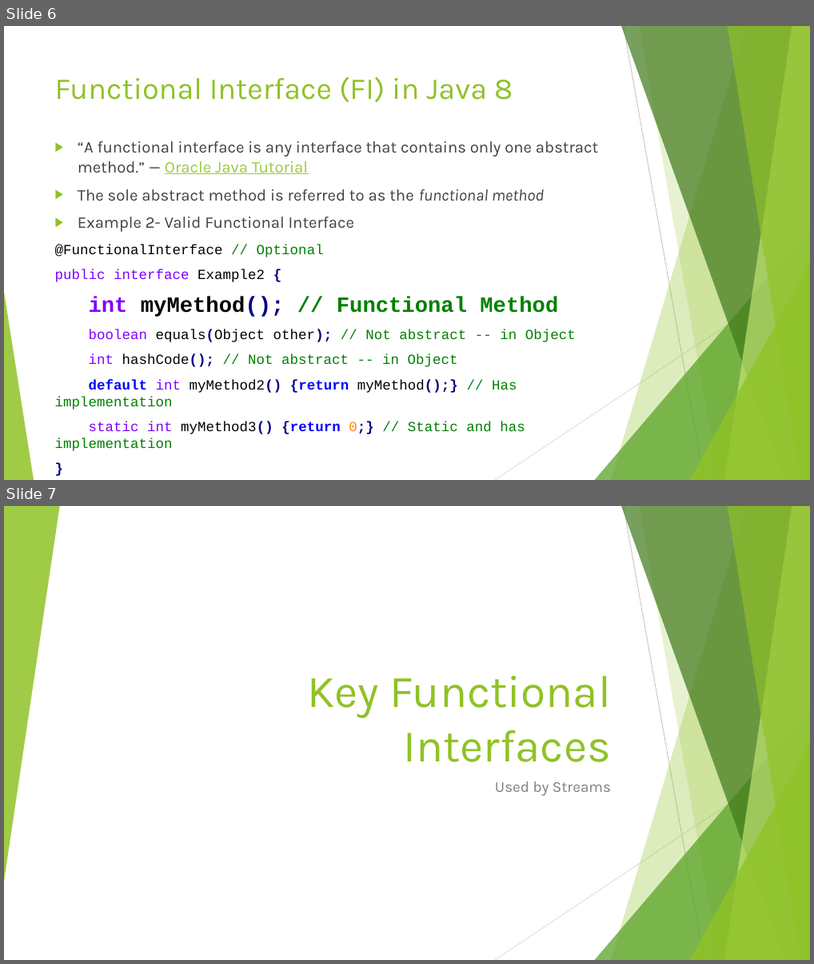
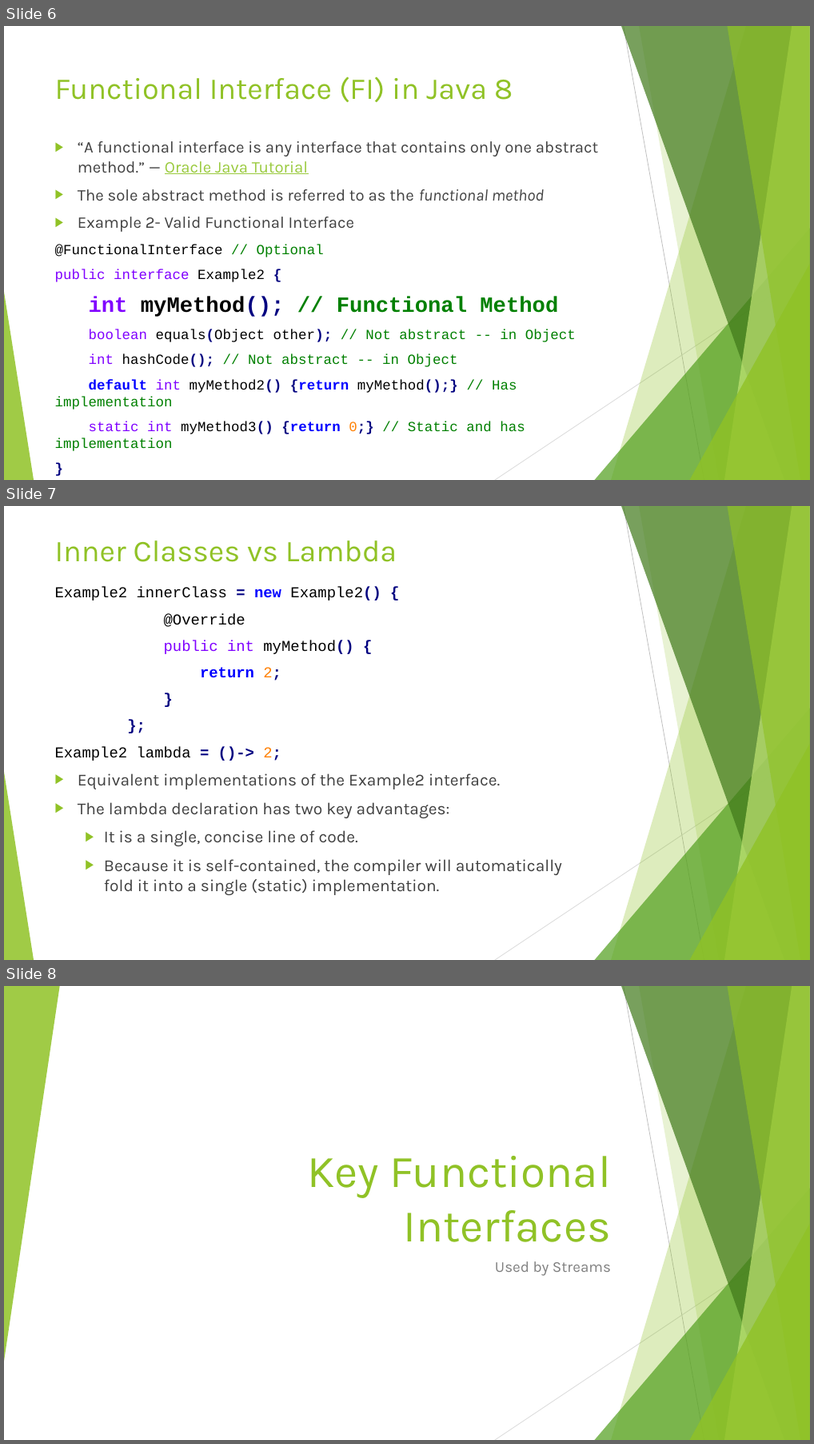
Before and after one commit to RichardRoda/2017-CodePaLOUsa-Lambda, a slide deck: Learning to Love the Lambda in the Stream.pptx. Shown one above the other, each under a label of ours: slides 6 and 7 before the commit, slides 6, 7 and 8 after it. The pictures are 814x964 and 814x1444 pixels, drawn with LibreOffice and Linux fonts; fonts in the diff are those of the drawing. Boxes give left, top, right and bottom in pixels: in the first picture for what was removed or moved away, otherwise in the second. Text is boxed around its words. In the diff, an @@ line names an element or a change of style, - is before the commit and + after.

Commit message:
Add inner class vs lambda slide.  Add example showing that a per-object property getter is a pure commutative function.

```diff
--- a/Learning to Love the Lambda in the Stream.pptx
+++ b/Learning to Love the Lambda in the Stream.pptx
@@ slide 7 added at box(4, 506, 810, 960), background #FFFFFF; not listed: 10 template elements that a slide beside it also shows @@
@@ title added at box(55, 540, 397, 562), 36 pt, text #90C226 @@
+Inner Classes vs Lambda
@@ text added at box(55, 587, 562, 895), 20 pt, text #404040 @@
+Example2 innerClass = new Example2() {
+@Override
+public int myMethod() {
+return 2;
+}
+};
+Example2 lambda = ()-> 2;
+▶ Equivalent implementations of the Example2 interface.
+▶ The lambda declaration has two key advantages:
+  ▶ It is a single, concise line of code.
+  ▶ Because it is self-contained, the compiler will automatically fold it into a single (static) implementation.
@@ what was slide 7 is now slide 8 @@
```
Also in this commit, not shown: 6 slides changed.
